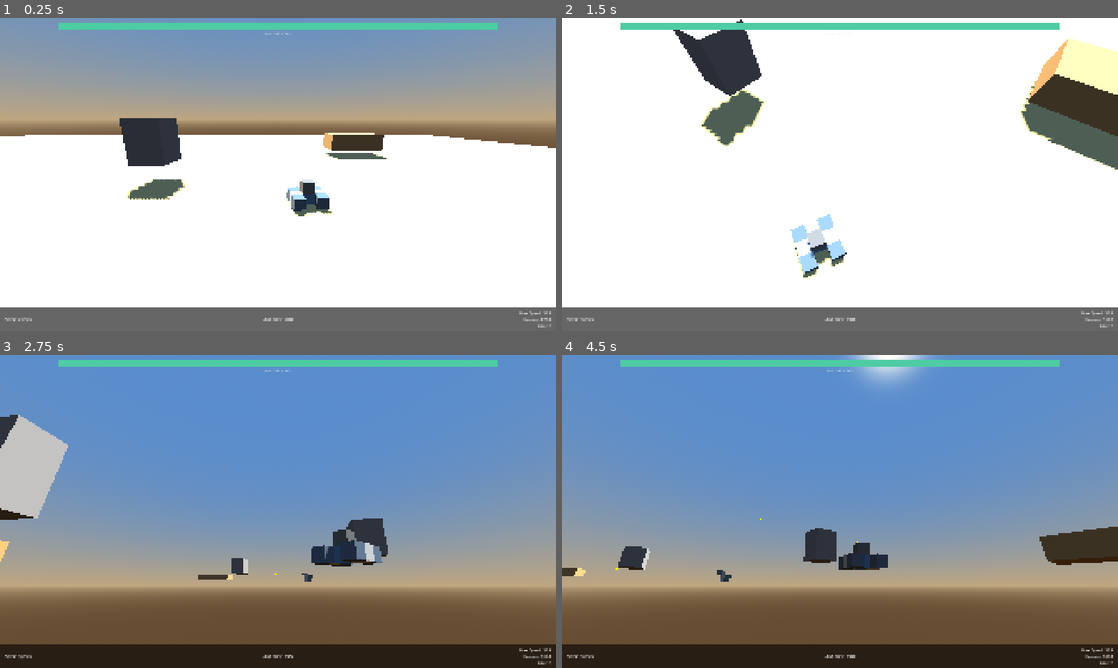
Above: before the commit, frames 1-4 (two rows, left to right).
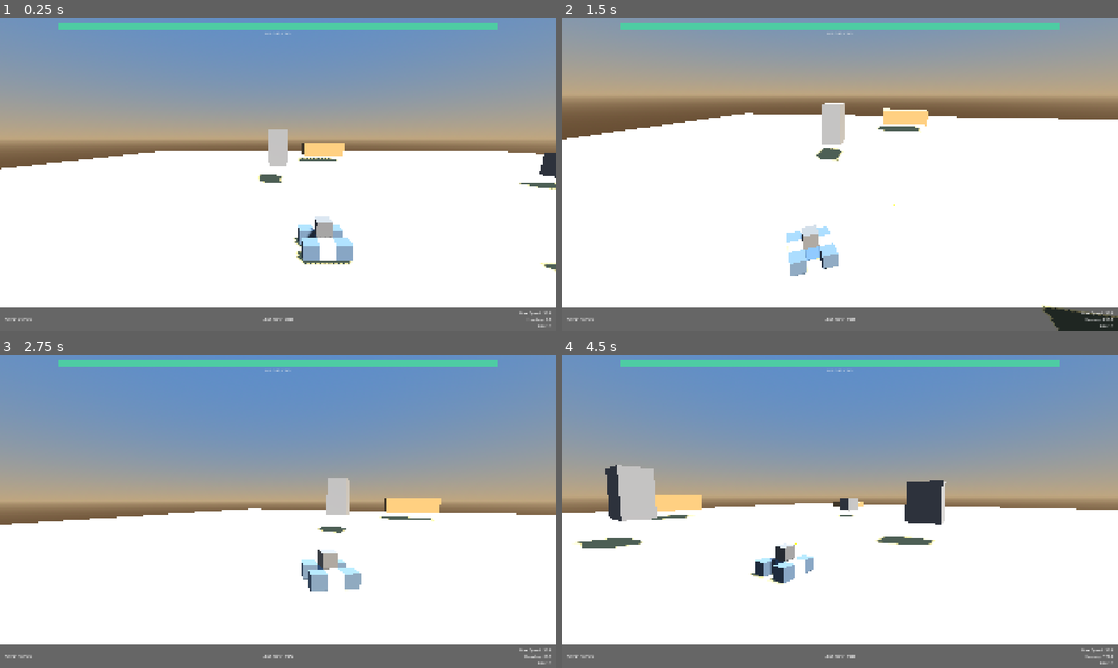
Above: after the commit, the same moments.

Repository: RSnegach/close-encounters
Game: Godot game, scene res://scenes/combat.tscn
Two runs of this game, one before a commit and one after it. Both use one fixed random seed, a clock stepped at 60 frames per second and the inputs below. This scene is started directly instead of the project's main scene.
Inputs (mouse positions are in pixels of both pictures, inside the frame that each line leads up to):
- Up to frame 1 (0.25 s): no input
- Up to frame 2 (1.5 s): tap Enter at 0.5 s; move the mouse to (962, 158) at 0.52 s; hold D 0.53-1.25 s; tap F (dive) at 0.6 s; click (962, 158) at 0.67 s; drag from (728, 190) to (812, 237) at 1.27 s
- Up to frame 3 (2.75 s): move the mouse to (333, 442) at 2.02 s; hold D from 2.03 s (still down); tap 0 at 2.1 s; click (333, 442) at 2.17 s
- Up to frame 4 (4.5 s): release D at 2.75 s; drag from (812, 574) to (673, 464) at 2.77 s; move the mouse to (1006, 558) at 3.52 s; hold A 3.53-4.25 s; tap 9 at 3.6 s; click (1006, 558) at 3.67 s; drag from (673, 464) to (756, 433) at 4.27 s

The runs differ from the first frame. In frame 1, 16% of the frame differs, in the area x 0-100%, y 27-97%; in frame 2, 36%; in frame 3, 77%; in frame 4, 79%, in the area x 0-100%, y 0-100%.

Commit message:
Fix camera: skip-frame warp for clean mouse look
The warp-to-center generates a fake mouse position on the next frame.
Now skips reading mouse position for one frame after each warp, so
only real user mouse movement is applied. Lower sensitivity (0.08)
for smooth WoT-style feel. Camera orbits at 16m distance, 4m above.

Diff:
--- a/scripts/combat/combat_camera.gd
+++ b/scripts/combat/combat_camera.gd
@@ -1,8 +1,13 @@
-## CombatCamera — Standalone third-person camera with mouse look.
+## CombatCamera — Third-person camera, World of Tanks style.
 ##
-## Uses position-delta polling instead of InputEventMouseMotion.
-## Works with VISIBLE mouse mode (no CAPTURED needed).
-## The cursor IS the crosshair — it stays centered on screen.
+## Mouse look via position polling. Each frame:
+##   1. Read mouse position
+##   2. Compute offset from screen center
+##   3. Apply to yaw/pitch (scaled down)
+##   4. Warp mouse back to center
+##
+## The warp-then-read issue is avoided by skipping one frame after
+## each warp so the warp's fake motion is ignored.
 class_name CombatCamera
 extends Node3D
 
@@ -10,17 +15,16 @@
 var target: Node3D = null
 var pivot: Node3D = null
 var cam: Camera3D = null
+
 var yaw: float = 0.0
-var pitch: float = -15.0
-var distance: float = 14.0
-var sensitivity: float = 0.3
+var pitch: float = -10.0
+var distance: float = 16.0
+var sensitivity: float = 0.08
 
 var aim_direction: Vector3 = Vector3.FORWARD
 
-## Screen center for mouse warping.
 var _screen_center: Vector2 = Vector2.ZERO
-## Whether to apply mouse look (disabled when paused).
-var _mouse_look_active: bool = false
+var _skip_frame: bool = false  ## Skip one frame after warping.
 
 
 func _ready() -> void:
@@ -33,22 +37,18 @@
 	cam.position = Vector3(0, 0, distance)
 	pivot.add_child(cam)
 	cam.current = true
-	pivot.rotation_degrees.x = pitch
 
 	process_mode = Node.PROCESS_MODE_ALWAYS
-	_screen_center = Vector2(640, 360)  # Will be updated on first frame.
 
 
 func setup(target_node: Node3D) -> void:
 	target = target_node
-	yaw = rad_to_deg(target.global_rotation.y) + 180.0
-	_mouse_look_active = true
-	# Use HIDDEN so cursor is invisible but position is trackable.
+	yaw = 0.0
+	pitch = -10.0
+	_screen_center = get_viewport().get_visible_rect().size * 0.5
 	Input.set_mouse_mode(Input.MOUSE_MODE_HIDDEN)
-	# Get actual screen center.
-	_screen_center = get_viewport().get_visible_rect().size * 0.5
-	# Warp mouse to center to start clean.
 	get_viewport().warp_mouse(_screen_center)
+	_skip_frame = true
 	print("[CombatCamera] Attached to %s." % target.name)
 
 
@@ -56,34 +56,37 @@
 	if target == null or pivot == null:
 		return
 
-	# --- Mouse look via position polling (not _input events) ---
-	if _mouse_look_active and not get_tree().paused:
-		var mouse_pos: Vector2 = get_viewport().get_mouse_position()
-		var delta_mouse: Vector2 = mouse_pos - _screen_center
-
-		# Only apply if mouse actually moved (ignore tiny jitter).
-		if delta_mouse.length() > 0.5:
-			yaw -= delta_mouse.x * sensitivity
-			pitch -= delta_mouse.y * sensitivity
-			pitch = clampf(pitch, -60.0, 20.0)
-
-		# Warp back to center AFTER reading the delta.
-		# This is safe because we poll position, not events.
-		get_viewport().warp_mouse(_screen_center)
-
-		# Keep cursor hidden during gameplay.
+	# --- Mouse look (only when not paused) ---
+	if not get_tree().paused:
 		if Input.get_mouse_mode() != Input.MOUSE_MODE_HIDDEN:
 			Input.set_mouse_mode(Input.MOUSE_MODE_HIDDEN)
 
-	# Follow the target.
-	global_position = target.global_position + Vector3(0, 3, 0)
+		if _skip_frame:
+			# Ignore this frame's mouse position (it's from the warp).
+			_skip_frame = false
+		else:
+			var mouse_pos: Vector2 = get_viewport().get_mouse_position()
+			var dx: float = mouse_pos.x - _screen_center.x
+			var dy: float = mouse_pos.y - _screen_center.y
+
+			if absf(dx) > 1.0 or absf(dy) > 1.0:
+				yaw -= dx * sensitivity
+				pitch -= dy * sensitivity
+				pitch = clampf(pitch, -60.0, 20.0)
+
+			# Warp back to center and skip next frame's read.
+			get_viewport().warp_mouse(_screen_center)
+			_skip_frame = true
+
+	# --- Camera transform ---
+	global_position = target.global_position + Vector3(0, 4, 0)
 	pivot.rotation_degrees = Vector3(pitch, yaw, 0)
 	cam.position.z = distance
 
-	# Compute aim direction.
+	# --- Aim direction ---
 	aim_direction = -pivot.global_transform.basis.z
 
-	# Push to the vehicle for movement and weapon aiming.
+	# --- Push to vehicle ---
 	if target.get("_camera_yaw") != null:
 		target._camera_yaw = yaw
 	if target.get("_camera_pitch") != null:
